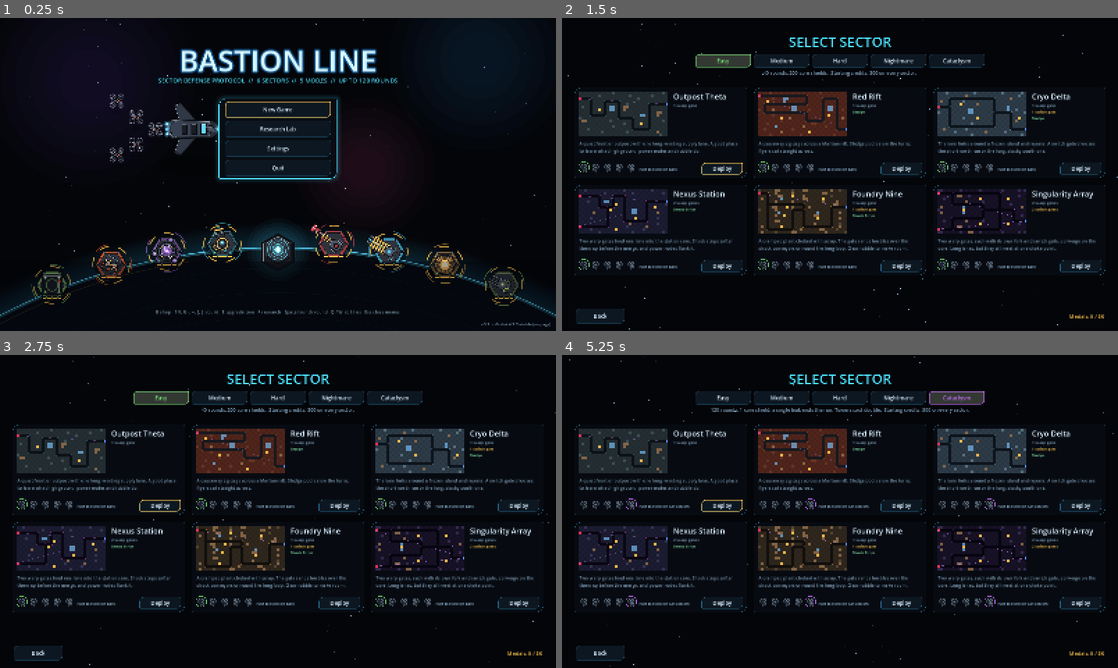
Above: before the commit, frames 1-4 (two rows, left to right).
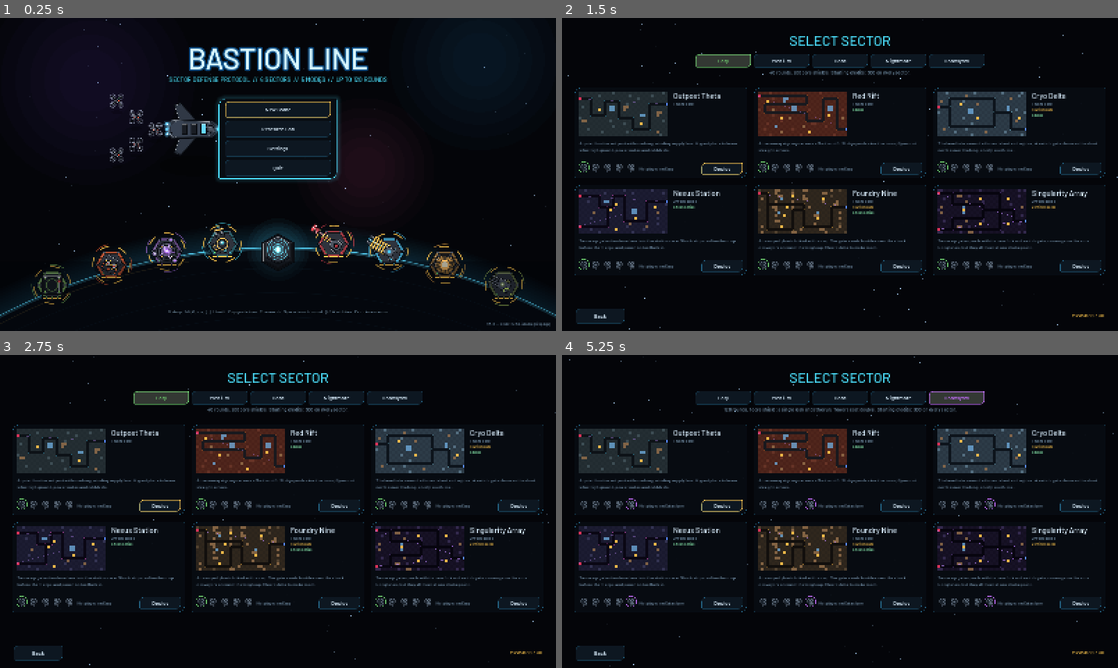
Above: after the commit, the same moments.

Repository: Swooshiiroll/bastion-line
Game: Godot game, scene res://scenes/Boot.tscn
Two runs of this game, one before a commit and one after it. Both use one fixed random seed, a clock stepped at 60 frames per second and the inputs below.
Inputs:
- Up to frame 1 (0.25 s): no input
- Up to frame 2 (1.5 s): click "New Game" at 0.5 s; click "Easy" at 1.25 s
- Up to frame 3 (2.75 s): click "Easy" at 2 s
- Up to frame 4 (5.25 s): click "Medium" at 2.75 s; click "Hard" at 3.5 s; click "Nightmare" at 4.25 s; click "Cataclysm" at 5 s

The runs differ from the first frame. In frame 1, 3.5% of the frame differs, in the area x 28-99%, y 9-99%; in frame 2, 4.9%; in frame 3, 4.9%; in frame 4, 5.1%, in the area x 3-98%, y 5-96%.

Commit message:
Add a Linux build with a bundled UI font
- Linux export preset (x86_64, embedded pack) alongside Windows; Windows
  file and product versions updated to 3.2.
- Bundle Barlow Medium (SIL Open Font License, fonts/OFL.txt) for systems
  without Windows' Bahnschrift. `--bundled-font` previews it on Windows.
- Play.sh launcher for running from source on Linux.
- README: Linux build, font and rebuild instructions.

Co-Authored-By: Claude Opus 5.5 <noreply@anthropic.com>
Claude-Session: https://claude.ai/code/session_01TfVD6G4sHLsnMyxffdAZTb

Diff:
--- a/scripts/ui/UiKit.gd
+++ b/scripts/ui/UiKit.gd
@@ -53,12 +53,20 @@
 
 
 ## Bahnschrift ships with Windows 10+; falls back to Segoe UI / Arial elsewhere.
+## The UI font: Windows' Bahnschrift where it exists, else the bundled Barlow (SIL OFL, in fonts/),
+## a similar DIN-style face, so Linux and other systems look the same everywhere.
+## `--bundled-font` forces Barlow on Windows too, to preview it.
 static func font() -> Font:
 	if _font == null:
-		var f := SystemFont.new()
-		f.font_names = PackedStringArray(["Bahnschrift", "Segoe UI", "Arial"])
-		f.antialiasing = TextServer.FONT_ANTIALIASING_GRAY
-		_font = f
+		if OS.has_feature("windows") and not ("--bundled-font" in OS.get_cmdline_user_args()):
+			var f := SystemFont.new()
+			f.font_names = PackedStringArray(["Bahnschrift", "Segoe UI", "Arial"])
+			f.antialiasing = TextServer.FONT_ANTIALIASING_GRAY
+			_font = f
+		else:
+			var b: FontFile = load("res://fonts/Barlow-Medium.ttf")
+			b.antialiasing = TextServer.FONT_ANTIALIASING_GRAY
+			_font = b
 	return _font
 
 
Not shown, changed: export_presets.cfg
Binary file added: fonts/Barlow-Medium.ttf
Not shown, added: fonts/Barlow-Medium.ttf.import
Not shown, added: fonts/OFL.txt
Not shown, changed: .gitattributes
Not shown, added: Play.sh
Not shown, changed: README.md
